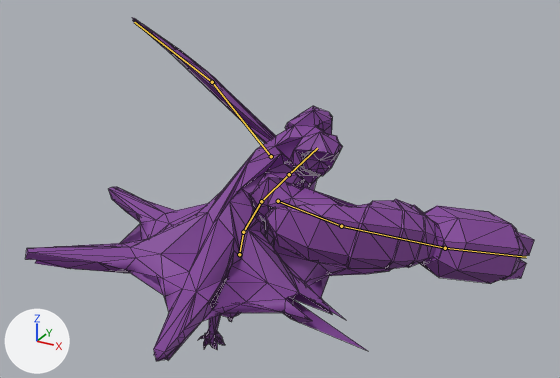
One commit to the glTF model public/models/enemies/ground_golem.glb: the scene before it, then after it.
Camera for both pictures: a 50 mm camera at (5.95, -9.46, 5.65) aimed at (0.62, 0.23, 0.81). The lights are fixed; the arrows at lower left show +X, +Y and +Z. The first picture is the older version. Both versions are drawn at frame 26 of the action 'golem_brute_punch'; the numbers are the values there. The bones that bend it are drawn over the model as lines. Mesh edges are drawn as thin lines.

Names of what the first picture shows: 'detail_fist', 'flesh'.
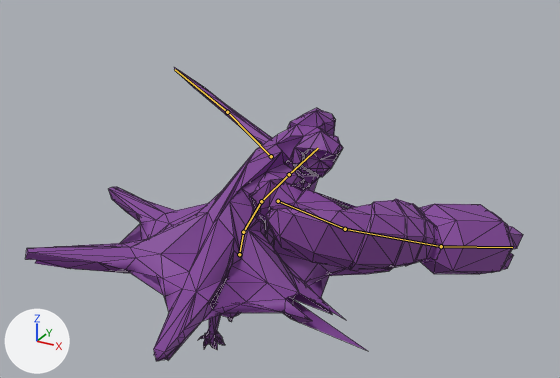
Boxes (x1, y1, x2, y2) around the edits, measured in the pictures (560 x 378 px):
'flesh', posed (14% shorter)
    before: (26, 18, 391, 361)
    after: (26, 67, 392, 361)
'detail_fist', posed (12% shorter)
    before: (265, 199, 534, 284)
    after: (266, 199, 523, 274)
bone 'arm_L_upper', root to tip
    before: (271, 156) to (212, 82)
    after: (271, 156) to (227, 112)
bone 'arm_L_lower', root to tip
    before: (212, 82) to (134, 22)
    after: (227, 112) to (175, 69)
bone 'giant_shoulder_R', root to tip
    before: (278, 201) to (341, 226)
    after: (278, 201) to (345, 229)
bone 'giant_arm_R', root to tip
    before: (341, 226) to (445, 248)
    after: (345, 229) to (441, 246)
bone 'head', root to tip
    before: (289, 174) to (317, 148)
    after: (289, 174) to (318, 148)

Edits to the bpy script that builds the scene:
```text
Change bone_arm_l_upper:
    where bone_arm_l_upper = bpy.data.objects['golem_rig'].pose.bones['arm_L_upper']  # child of 'spine'
    bone_arm_l_upper.rotation_quaternion: (0.901, 0.136, 0.061, 0.407) -> (0.99, -0.025, -0.004, 0.139)  # degrees (17, 0, 49) -> degrees (-3, 0, 16)
Change bone_arm_l_lower:
    where bone_arm_l_lower = bpy.data.objects['golem_rig'].pose.bones['arm_L_lower']  # child of 'arm_L_upper'
    bone_arm_l_lower.rotation_quaternion: (0.948, 0.0, 0.0, 0.319) -> (0.992, 0.0, 0.0, 0.125)  # degrees (0, 0, 37) -> degrees (0, 0, 14)
Change bone_giant_shoulder_r:
    where bone_giant_shoulder_r = bpy.data.objects['golem_rig'].pose.bones['giant_shoulder_R']  # child of 'chest'
    bone_giant_shoulder_r.rotation_quaternion: (0.808, 0.228, 0.147, 0.523) -> (0.747, 0.17, 0.143, 0.627)  # degrees (31, 0, 66) -> degrees (26, 0, 80)
Change bone_giant_arm_r:
    where bone_giant_arm_r = bpy.data.objects['golem_rig'].pose.bones['giant_arm_R']  # child of 'giant_shoulder_R'
    bone_giant_arm_r.rotation_quaternion: (0.948, 0.0, 0.0, 0.319) -> (0.962, 0.0, 0.0, 0.272)  # degrees (0, 0, 37) -> degrees (0, 0, 32)
Change bone_head:
    where bone_head = bpy.data.objects['golem_rig'].pose.bones['head']  # child of 'chest'
    bone_head.rotation_quaternion: (0.945, 0.071, 0.318, -0.024) -> (0.961, 0.058, 0.271, -0.016)  # degrees (9, 37, 0) -> degrees (7, 31, 0)
```
